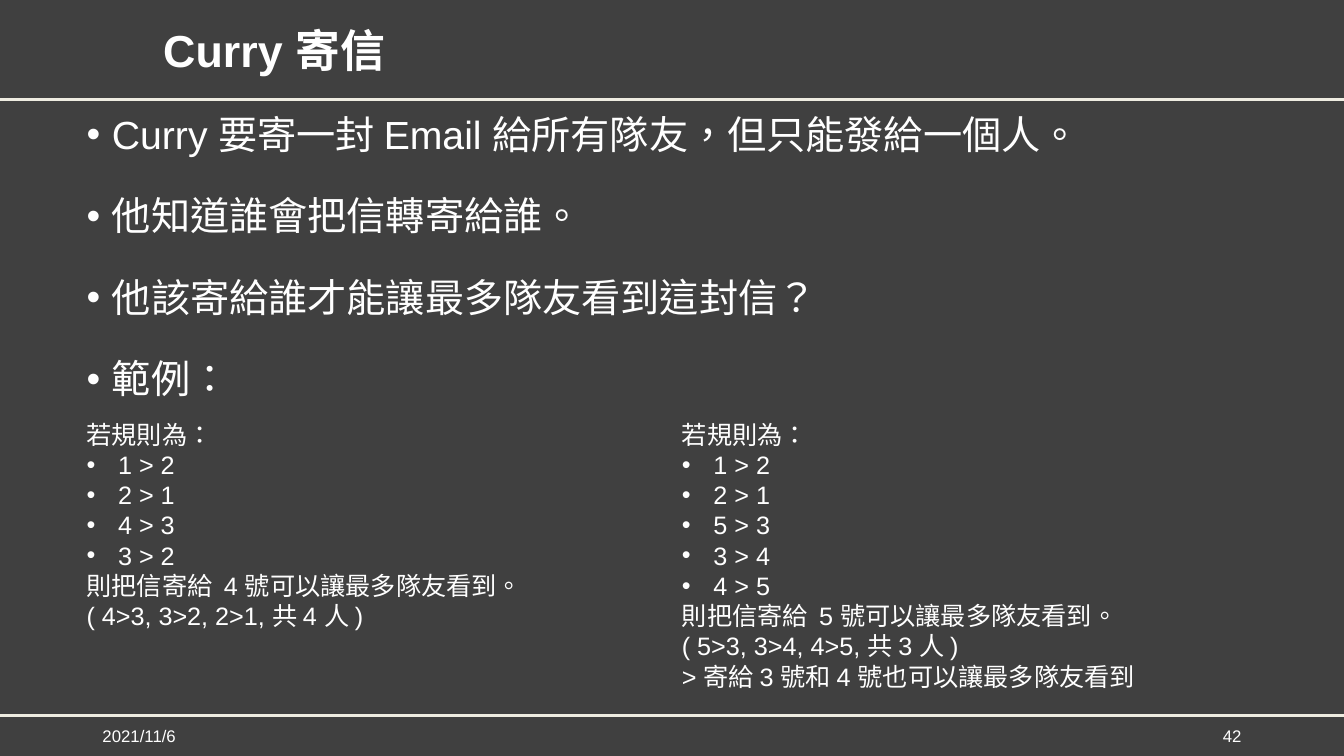
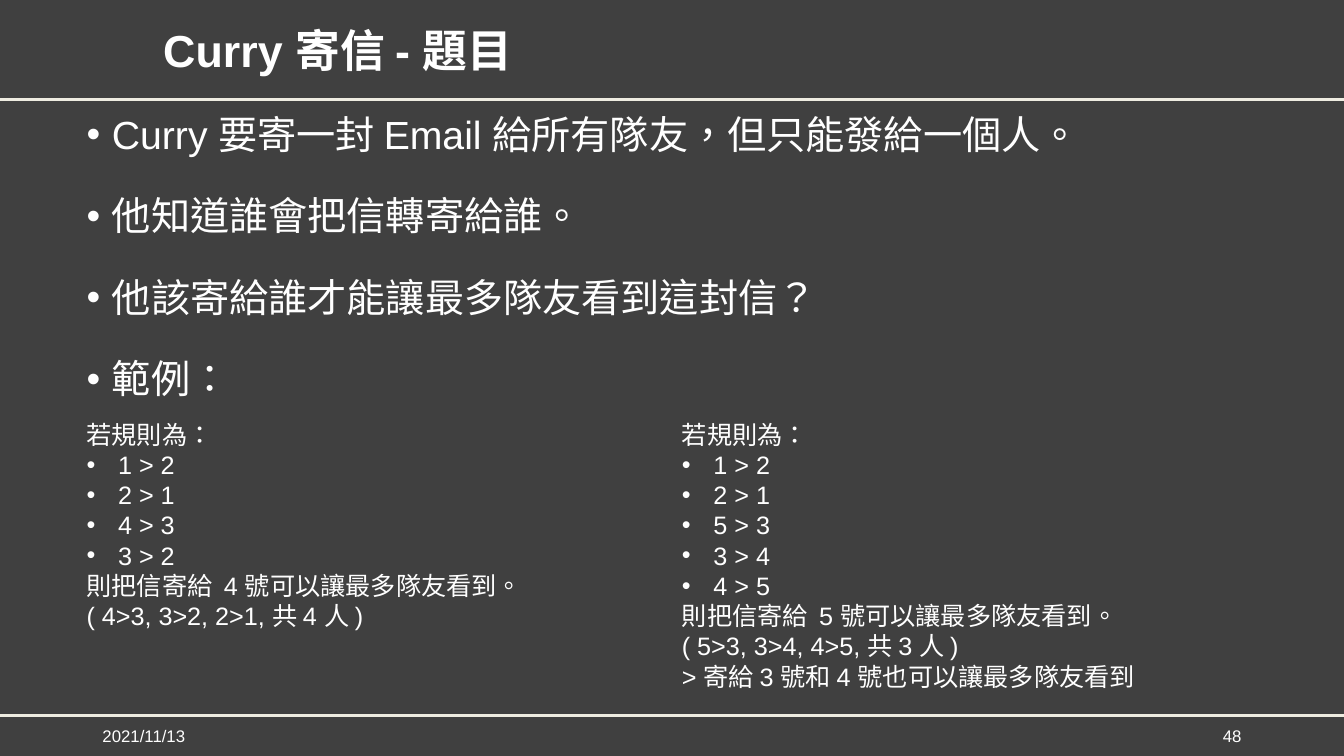
Before and after one commit to YuCheng21/nkust-genetic-algorithm, a slide deck: slide 48 of mid_project/GA_Mid_Report.pptx (slide 42 before the commit). Drawn at 1344x756 pixels with LibreOffice and Linux fonts; fonts in the diff are those of the drawing; background and template pictures are left out. Boxes give left, top, right and bottom in pixels: in the first picture for what was removed or moved away, otherwise in the second. Text is boxed around its words. In the diff, an @@ line names an element or a change of style, - is before the commit and + after.

```diff
--- a/mid_project/GA_Mid_Report.pptx
+++ b/mid_project/GA_Mid_Report.pptx
@@ title at (163, 29, 513, 75): text changed @@
-Curry 寄信
+Curry 寄信 - 題目
@@ text at (102, 730, 185, 742): text changed @@
-2021/11/6
+2021/11/13
@@ page number at (1223, 730, 1242, 742): text changed @@
-42
+48
```
Also in this commit, not shown: 45 other slides changed, 9 slides added.
